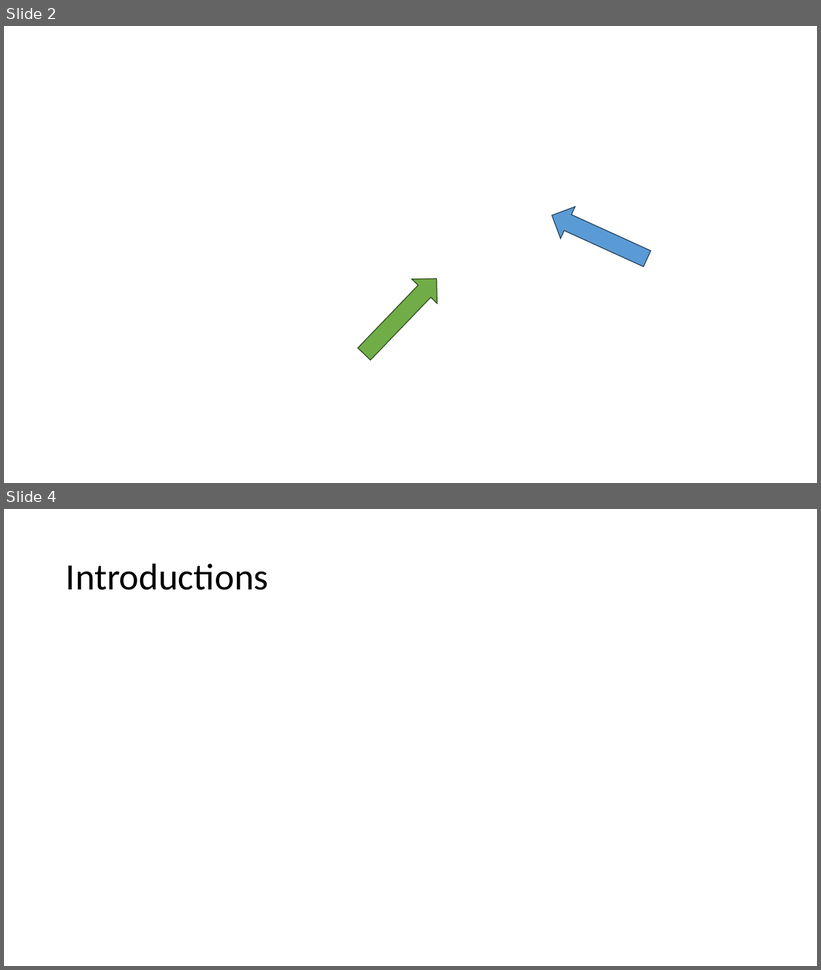
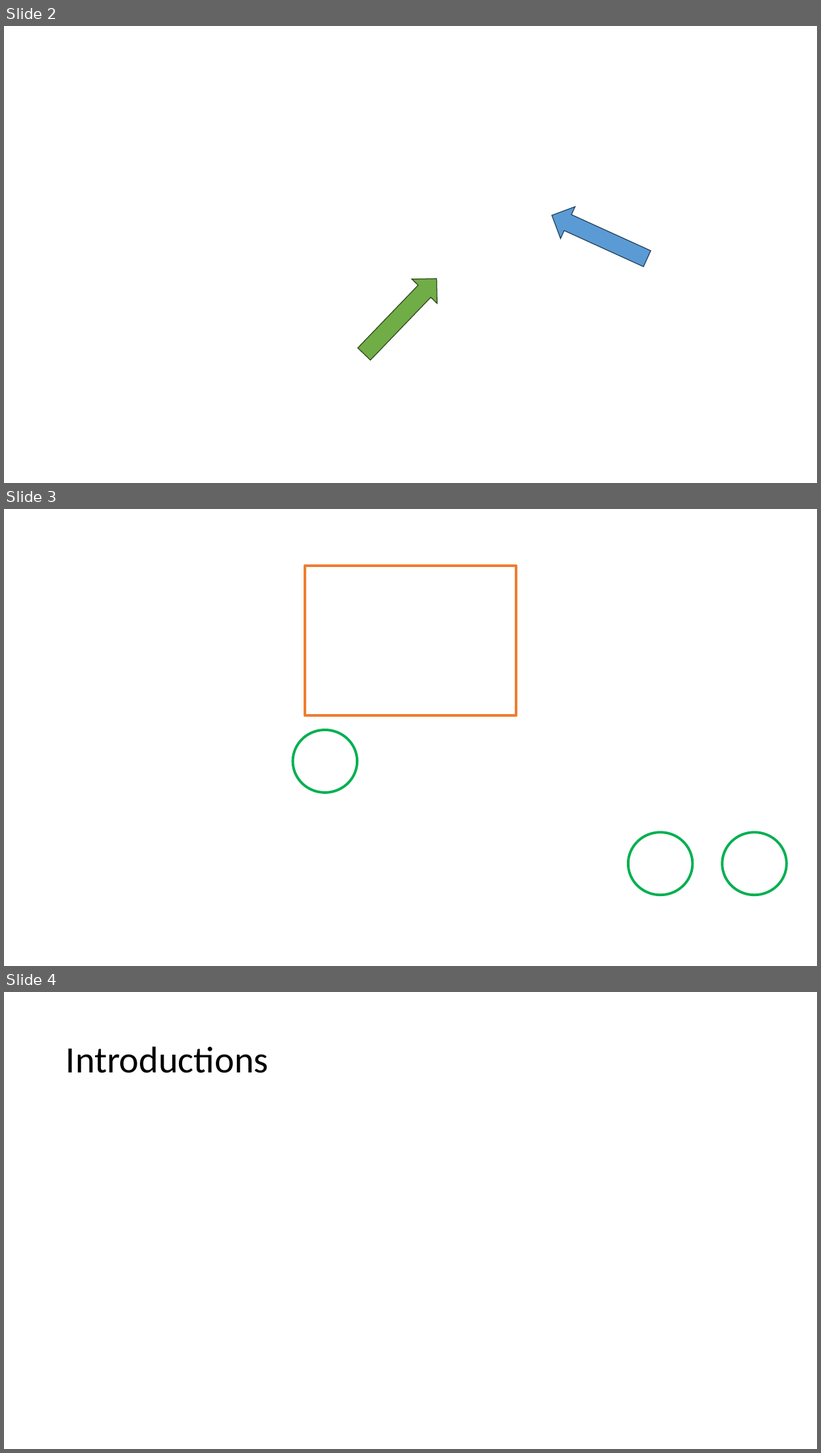
Before and after one commit to martclanor/modflow-dsd24, a slide deck: presentations/0-Welcome.pptx. Shown one above the other, each under a label of ours: slides 2 and 4 before the commit, slides 2, 3 and 4 after it; the slides between them are not shown. The pictures are 821x970 and 821x1453 pixels, drawn with LibreOffice and Linux fonts; fonts in the diff are those of the drawing; background and template pictures are left out. Boxes give left, top, right and bottom in pixels: in the first picture for what was removed or moved away, otherwise in the second. Text is boxed around its words. In the diff, an @@ line names an element or a change of style, - is before the commit and + after.

```diff
--- a/presentations/0-Welcome.pptx
+++ b/presentations/0-Welcome.pptx
@@ slide 3 added at [4, 509, 817, 966], background picture (left out) @@
@@ rectangle added at [305, 566, 516, 716], outline #ED7D31 3 pt @@
@@ ellipse added at [293, 730, 358, 793], outline #00B050 3 pt @@
@@ ellipse added at [628, 833, 693, 896], outline #00B050 3 pt @@
@@ ellipse added at [723, 833, 787, 896], outline #00B050 3 pt @@
```
Also in this commit, not shown: 1 slide changed, 1 slide removed.
